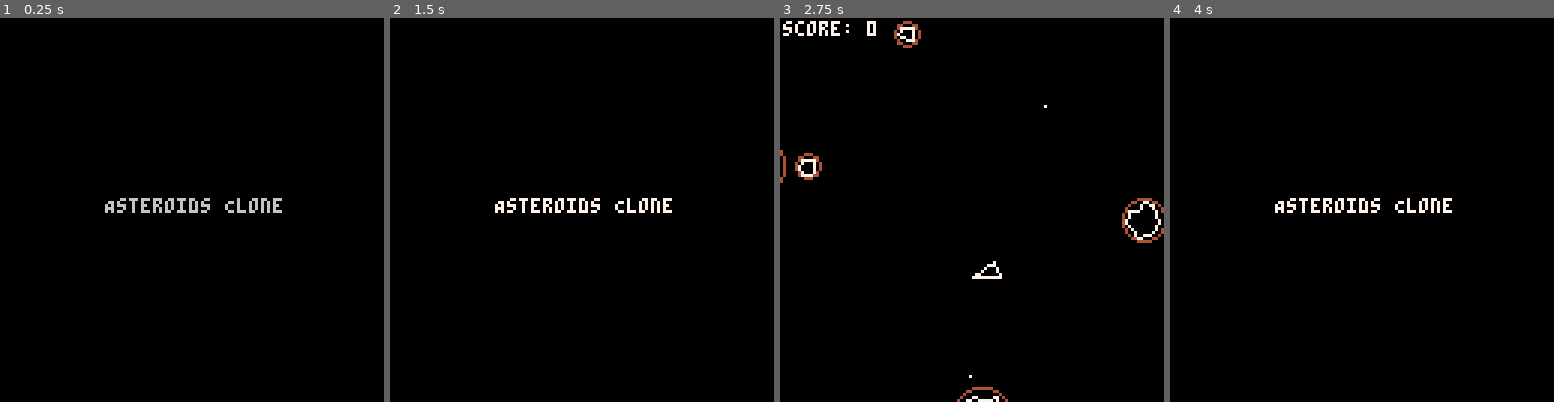
Above: before the commit, frames 1-4 (left to right).
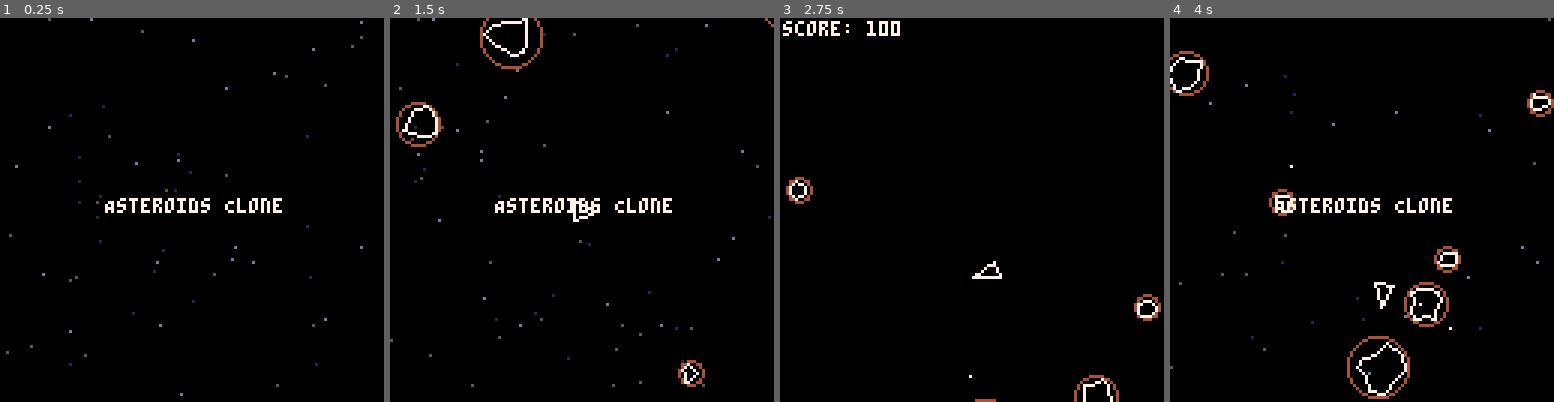
Above: after the commit, the same moments.

Repository: spencersokol/asteroids
Game: PICO-8 cartridge demo.p8
Same seed, same stepped clock (60 frames per second), same inputs: the game is played once before the commit and once after it.
Inputs:
- Up to frame 1 (0.25 s): no input
- Up to frame 2 (1.5 s): tap X (X key) at 0.33, 1.07 s; tap O (Z key) at 0.7 s
- Up to frame 3 (2.75 s): hold Right 1.6-2.1 s; tap O (Z key) at 1.7, 2.1, 2.5 s; tap X (X key) at 1.85 s; hold Up 2.15-2.42 s; hold Right from 2.47 s (still down)
- Up to frame 4 (4 s): tap O (Z key) at 2.9, 3.3, 3.7 s; tap X (X key) at 2.97 s; release Right at 3.03 s; hold Left 3.08-3.58 s

The runs differ from the first frame. In frame 1, 1.1% of the frame differs, in the area x 1-95%, y 0-99%; in frame 2, 1.6%; in frame 3, 2.1%; in frame 4, 2.4%, in the area x 0-100%, y 0-100%.

Commit message:
Add starfield with animation

Diff:
--- a/demo.p8
+++ b/demo.p8
@@ -10,6 +10,8 @@
 #include src/utils/2dcollision.lua
 
 #include src/entities/entity.lua
+#include src/entities/starfield.lua
+#include src/entities/star.lua
 #include src/entities/ship.lua
 #include src/entities/bullet.lua
 #include src/entities/asteroid.lua
--- /dev/null
+++ b/src/entities/star.lua
@@ -0,0 +1,47 @@
+star = entity:extend({
+
+    -- "constants"
+    label = "star",
+
+    colors = {1, 5, 13},
+
+    x = 0,
+    y = 0,
+    clr = 0,
+    frames = 0,
+    interval = 0,
+
+    init = function(_ENV)
+
+        entity.init(_ENV)
+
+        x = flr(rnd(127))
+        y = flr(rnd(127))
+
+        clr = rnd(colors)
+
+        frames = 0
+
+        -- max of 120 seconds min of 10
+        interval = flr(rnd(30 * 120)) + 10
+
+    end,
+
+    update = function(_ENV)
+
+        entity.update(_ENV)
+
+        frames += 1
+
+        if (frames == interval) then
+            clr = rnd(colors)
+            frames = 0
+        end
+
+    end,
+
+    draw = function(_ENV)
+        pset(x, y, clr)
+    end
+
+})
--- /dev/null
+++ b/src/entities/starfield.lua
@@ -0,0 +1,28 @@
+starfield = entity:extend({
+
+    -- "constants"
+    label = "starfield",
+
+    count = 0,
+
+    init = function(_ENV)
+
+        entity.init(_ENV)
+
+        stars = {}
+
+        count = rnd(40) + 20
+
+        for i = 1, count do
+            add(stars, star:new())
+        end
+
+    end,
+
+    update = function(_ENV)
+
+        entity.update(_ENV)
+
+    end
+
+})
--- a/src/scenes/game.lua
+++ b/src/scenes/game.lua
@@ -1,11 +1,11 @@
 game = scene:extend({
 
     player = {},
-    game = {},
+    state = {},
 
     init = function(_ENV)
 
-        game = gamestate:new()
+        state = gamestate:new()
         player = ship:new()
 
     end,
@@ -39,7 +39,7 @@
                 a.is_killer = true
 
                 --do lose life or game over
-                game.player_dead = true
+                state.player_dead = true
                 sfx(0)
             end
 
@@ -47,7 +47,7 @@
                 if bullet_hits_asteroid(_ENV, b, a) then
                     a:destroy(_ENV)
                     b:destroy(_ENV)
-                    game.score += a.score
+                    state.score += a.score
                 end
             end
         end
@@ -61,11 +61,12 @@
 
         end
 
-        game:update()
+        state:update()
 
         if btnp(5) then
             scene:load(title)
         end
+
     end,
 
     draw = function(_ENV)
@@ -75,18 +76,18 @@
         -- this just tries to draw everything
         for e in all(entity.objects) do
             if (e:is(ship)) then
-                if (not game.player_dead) e:draw()
+                if (not state.player_dead) e:draw()
             else
                 e:draw()
             end
         end
 
-        print("score: " .. game.score, 1, 1, 7)
+        print("score: " .. state.score, 1, 1, 7)
 
     end,
 
     destroy = function(_ENV)
-        game:destroy()
+        state:destroy()
     end,
 
     bullet_hits_asteroid = function(_ENV, bullet, asteroid)
@@ -96,7 +97,7 @@
 
     asteroid_hits_player = function(_ENV, asteroid)
 
-        if (game.player_dead) return false
+        if (state.player_dead) return false
 
         -- add a buffer here to be a little forgiving
         local radius = asteroid.width - 0.5
--- a/src/scenes/title.lua
+++ b/src/scenes/title.lua
@@ -1,15 +1,30 @@
 title = scene:extend({
+
     init = function(_ENV)
+        starfield:new()
     end,
 
     update = function(_ENV)
+
+        for e in all(entity.objects) do
+            e:update()
+        end
+
         if btnp(5) then
             scene:load(game)
         end
+
     end,
 
     draw = function(_ENV)
+
         cls()
-        print('Asteroids Clone', 35, 60)
+
+        for e in all(entity.objects) do
+            e:draw()
+        end
+
+        print("Asteroids Clone", 35, 60, 7)
+
     end
 })
--- a/src/utils/class.lua
+++ b/src/utils/class.lua
@@ -33,7 +33,7 @@
     end,
 
     is = function(_ENV, klass)
-        return _ENV.class == klass or count(ancestors, klass) > 0
+        return _ENV.class == klass -- or count(ancestors, klass) > 0
     end,
 
     init = _noop
Not shown, changed: README.md
